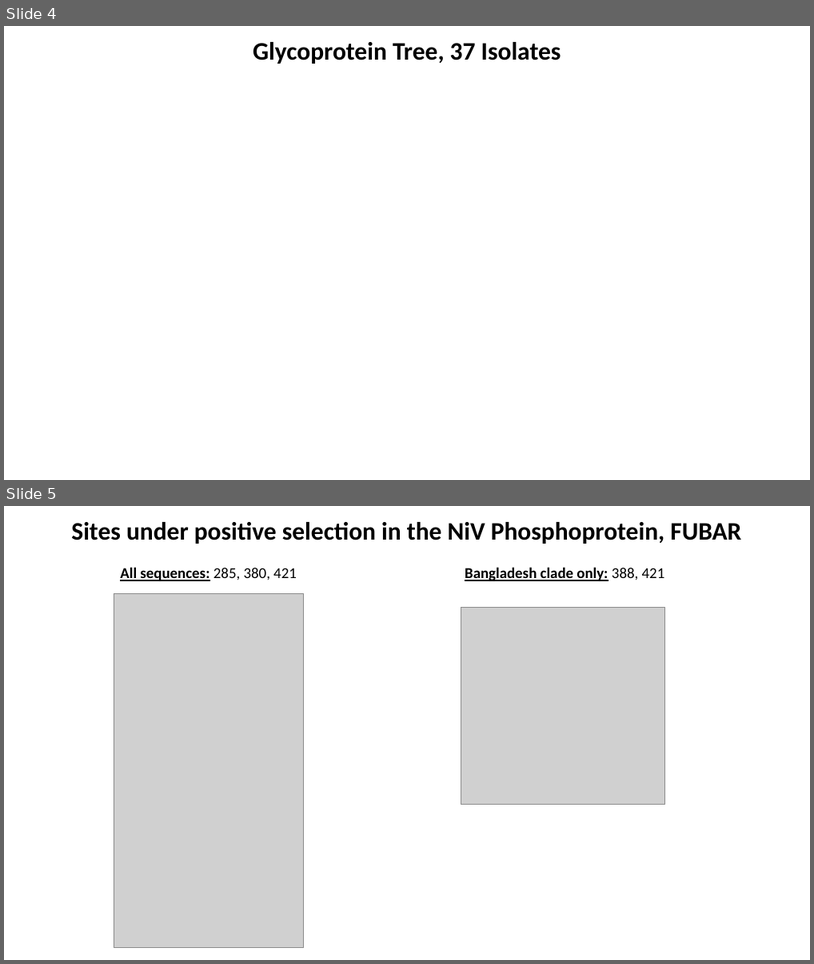
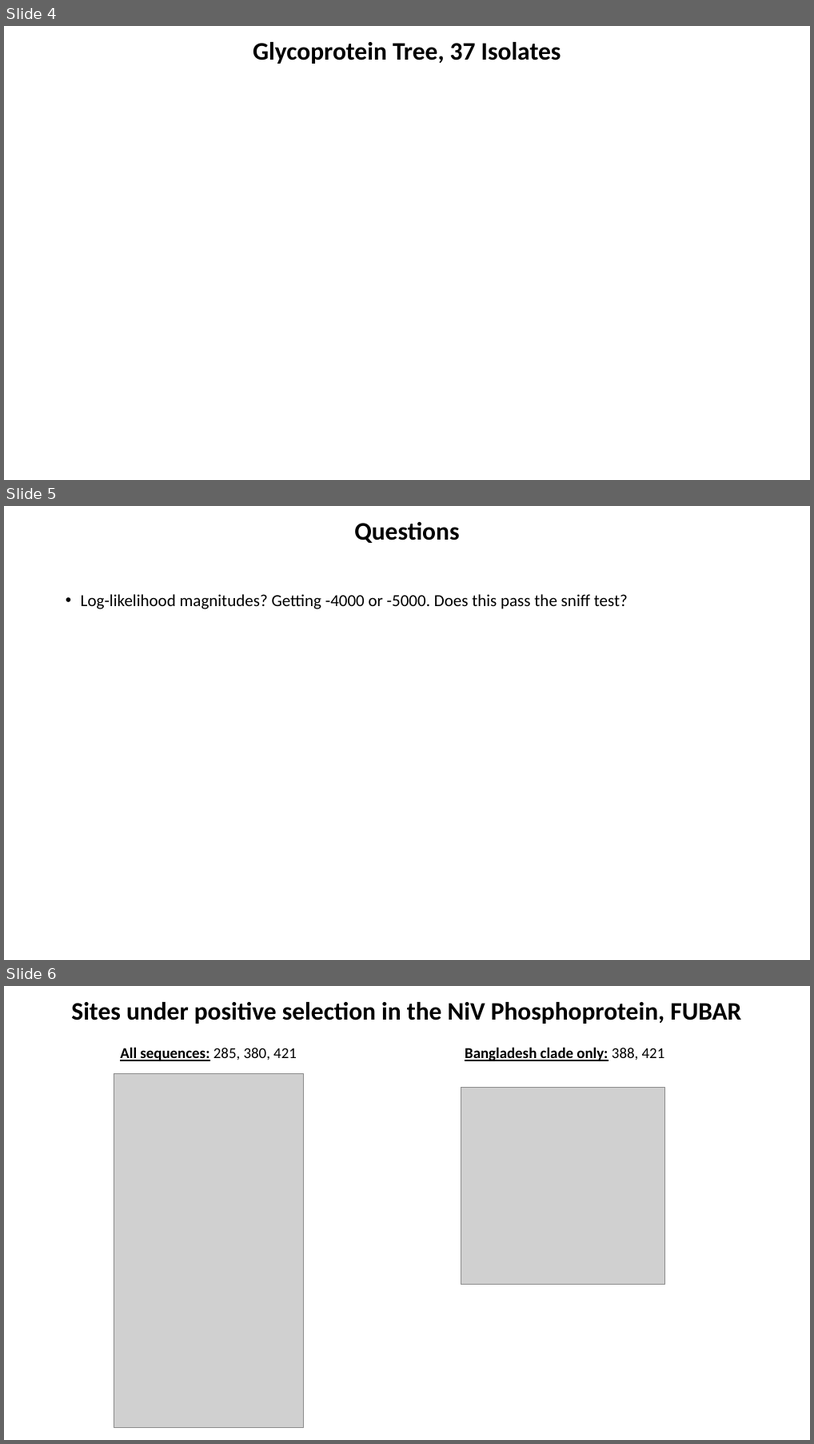
Before and after one commit to sanju99/niv_evo, a slide deck: writing/20220705.pptx. Shown one above the other, each under a label of ours: slides 4 and 5 before the commit, slides 4, 5 and 6 after it. The pictures are 814x964 and 814x1444 pixels, drawn with LibreOffice and Linux fonts; fonts in the diff are those of the drawing; grey boxes stand for pictures; background and template pictures are left out. Boxes give left, top, right and bottom in pixels: in the first picture for what was removed or moved away, otherwise in the second. Text is boxed around its words. In the diff, an @@ line names an element or a change of style, - is before the commit and + after.

```diff
--- a/writing/20220705.pptx
+++ b/writing/20220705.pptx
@@ slide 5 added at (4,506,810,960), background #FFFFFF @@
@@ title added at (354,522,459,543), 30 pt, text #000000, bold @@
+Questions
@@ text added at (81,594,628,609), 20 pt, text #000000 @@
+• Log-likelihood magnitudes? Getting -4000 or -5000. Does this pass the sniff test?
@@ what was slide 5 is now slide 6 @@
```
Also in this commit, not shown: 1 slide changed, 2 other files.
